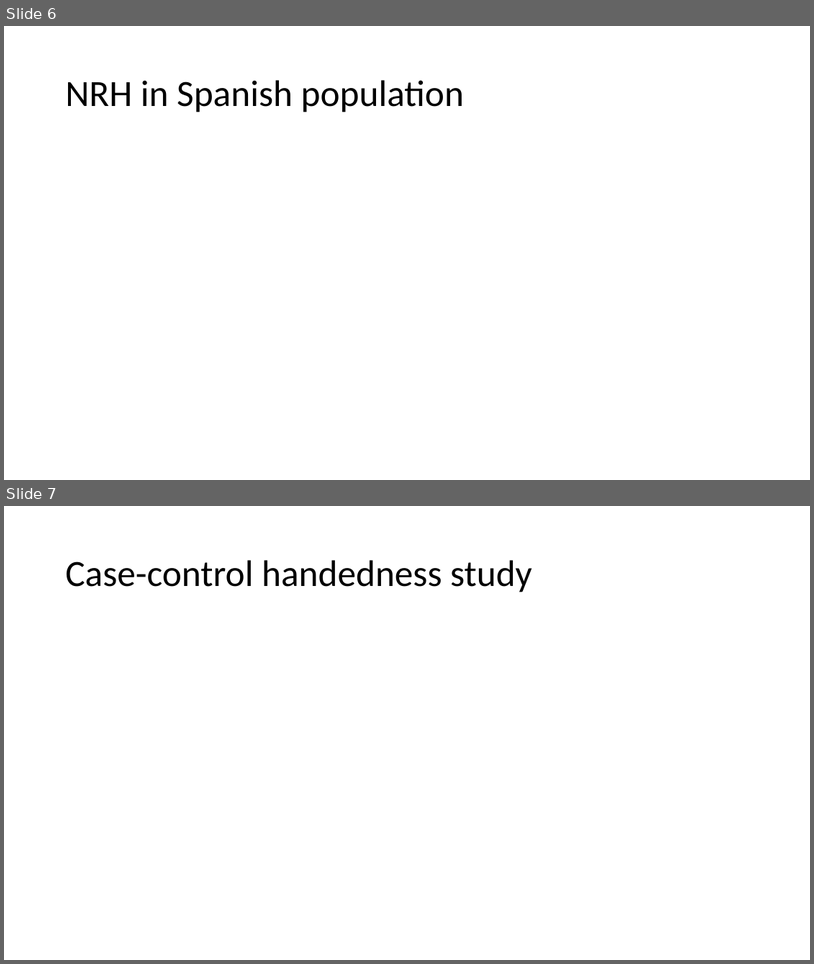
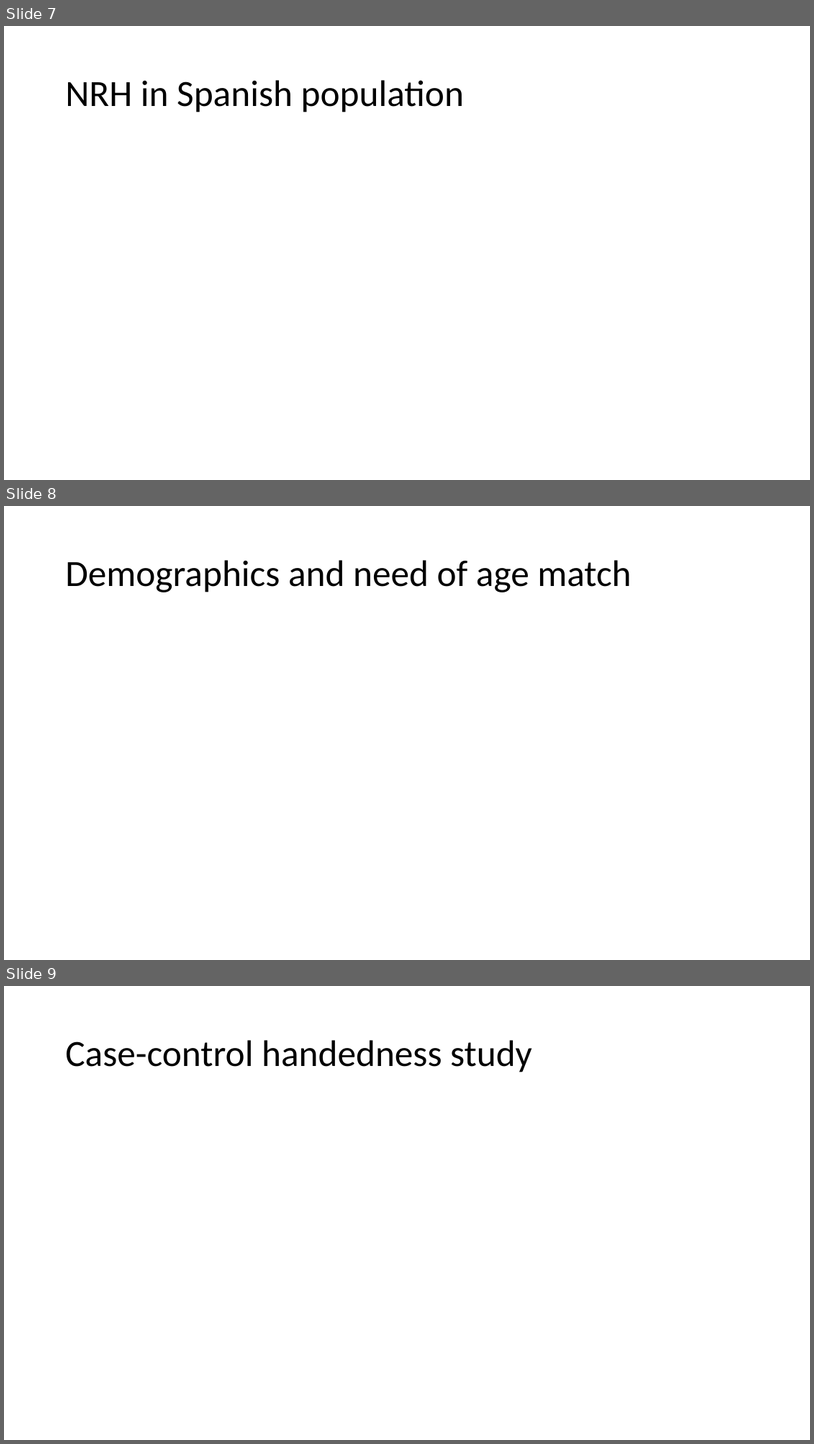
Before and after one commit to igarcia17/EHI_laterality, a slide deck: NorthSeaLateralityCongress_InesGarciaOrtiz.pptx. Shown one above the other, each under a label of ours: slides 6 and 7 before the commit, slides 7, 8 and 9 after it. The pictures are 814x964 and 814x1444 pixels, drawn with LibreOffice and Linux fonts; fonts in the diff are those of the drawing. Boxes give left, top, right and bottom in pixels: in the first picture for what was removed or moved away, otherwise in the second. Text is boxed around its words. In the diff, an @@ line names an element or a change of style, - is before the commit and + after.

```diff
--- a/NorthSeaLateralityCongress_InesGarciaOrtiz.pptx
+++ b/NorthSeaLateralityCongress_InesGarciaOrtiz.pptx
@@ slide 8 added at (4,506,810,960), background #FFFFFF @@
@@ title added at (65,560,631,592), 44 pt, text #000000 @@
+Demographics and need of age match
@@ what was slide 6 is now slide 7 @@
@@ what was slide 7 is now slide 9 @@
```
Also in this commit, not shown: 2 slides changed, 3 other slides added, 1 slide removed, 37 other files.
